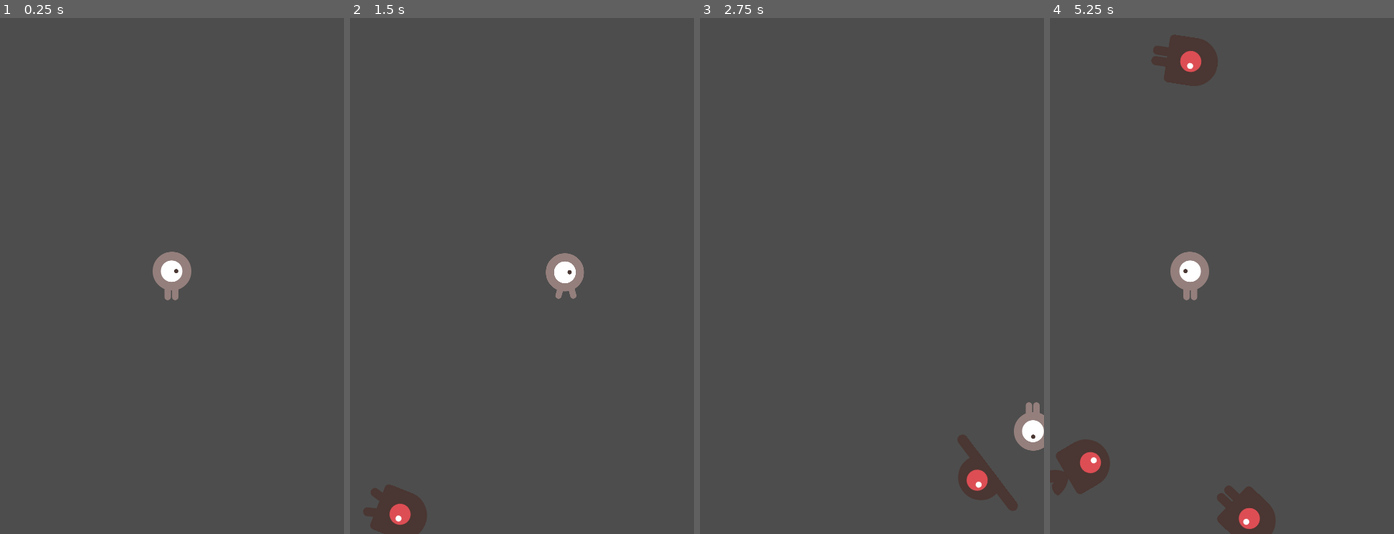
Above: before the commit, frames 1-4 (left to right).
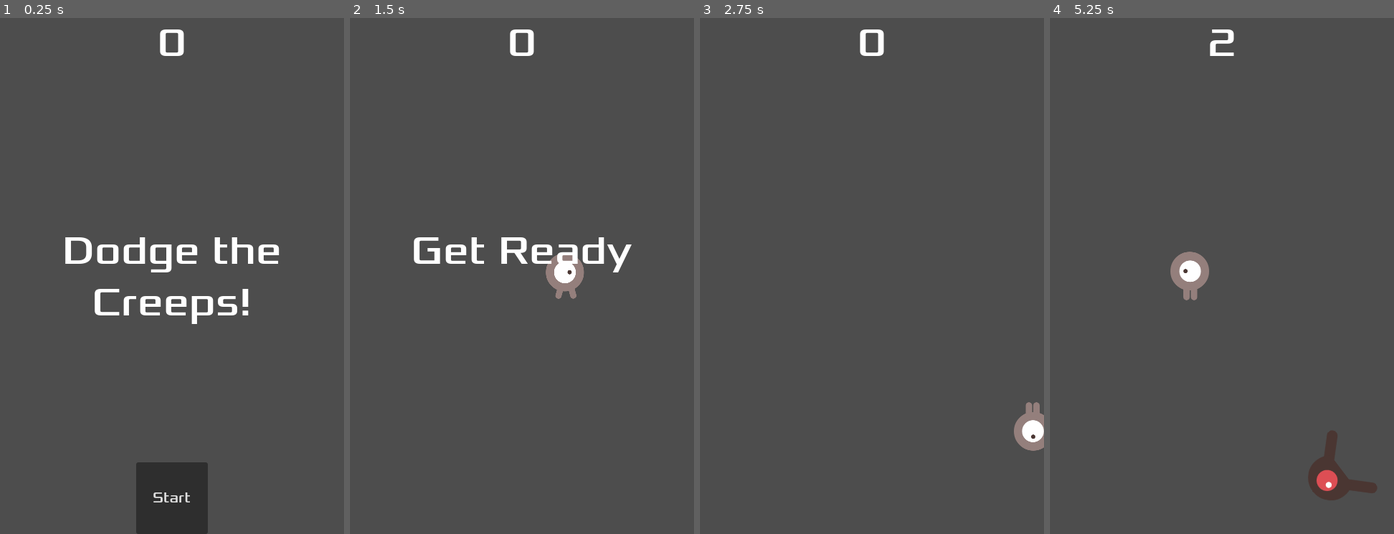
Above: after the commit, the same moments.

Repository: bluuweb/tutorial-godot-4.3-primer-juego-en-2D
Game: Godot game, scene res://scenes/level.tscn
The game is run twice, just before and just after one commit, with the same random seed, the same clock (stepped at 60 frames per second) and the same inputs.
Inputs (mouse positions are in pixels of both pictures, inside the frame that each line leads up to):
- Up to frame 1 (0.25 s): no input
- Up to frame 2 (1.5 s): click (522, 497) at 0.5 s, where only the run after the commit has a clickable "Start"; hold Right (ui_right) from 1.28 s (still down)
- Up to frame 3 (2.75 s): release Right (ui_right) at 2.03 s; hold Down (ui_down) from 2.03 s (still down)
- Up to frame 4 (5.25 s): release Down (ui_down) at 2.78 s; hold Right (ui_right) 2.78-3.53 s; hold Up (ui_up) 3.53-4.28 s; hold Left (ui_left) from 4.28 s (still down)

The runs differ from the first frame. In frame 1, 6.0% of the frame differs, in the area x 18-82%, y 2-100%; in frame 2, 2.9%; in frame 3, 1.3%; in frame 4, 5.0%.

Commit message:
bluuweb.dev

Diff:
--- a/scenes/enemy.tscn
+++ b/scenes/enemy.tscn
@@ -48,7 +48,7 @@
 radius = 42.0
 height = 96.0
 
-[node name="Enemy" type="RigidBody2D"]
+[node name="Enemy" type="RigidBody2D" groups=["enemy_group"]]
 collision_layer = 2
 gravity_scale = 0.0
 script = ExtResource("1_ninsj")
--- /dev/null
+++ b/scenes/hub.tscn
@@ -0,0 +1,59 @@
+[gd_scene load_steps=3 format=3 uid="uid://dlkr0qyjbqr6m"]
+
+[ext_resource type="Script" path="res://scripts/hub.gd" id="1_7yv4w"]
+[ext_resource type="FontFile" uid="uid://dqo5smc33hbkh" path="res://assets/fonts/Xolonium-Regular.ttf" id="2_22kkl"]
+
+[node name="HUB" type="CanvasLayer"]
+script = ExtResource("1_7yv4w")
+
+[node name="LabelScore" type="Label" parent="."]
+anchors_preset = 5
+anchor_left = 0.5
+anchor_right = 0.5
+offset_left = -20.0
+offset_right = 20.0
+offset_bottom = 23.0
+grow_horizontal = 2
+theme_override_fonts/font = ExtResource("2_22kkl")
+theme_override_font_sizes/font_size = 56
+text = "0"
+
+[node name="LabelTitle" type="Label" parent="."]
+anchors_preset = 8
+anchor_left = 0.5
+anchor_top = 0.5
+anchor_right = 0.5
+anchor_bottom = 0.5
+offset_left = -175.0
+offset_top = -70.5
+offset_right = 175.0
+offset_bottom = 70.5
+grow_horizontal = 2
+grow_vertical = 2
+theme_override_fonts/font = ExtResource("2_22kkl")
+theme_override_font_sizes/font_size = 56
+text = "Dodge the Creeps!"
+horizontal_alignment = 1
+autowrap_mode = 2
+
+[node name="ButtonStart" type="Button" parent="."]
+anchors_preset = 7
+anchor_left = 0.5
+anchor_top = 1.0
+anchor_right = 0.5
+anchor_bottom = 1.0
+offset_left = -50.0
+offset_top = -100.0
+offset_right = 50.0
+grow_horizontal = 2
+grow_vertical = 0
+theme_override_fonts/font = ExtResource("2_22kkl")
+theme_override_font_sizes/font_size = 20
+text = "Start"
+
+[node name="TimerStart" type="Timer" parent="."]
+wait_time = 2.0
+one_shot = true
+
+[connection signal="pressed" from="ButtonStart" to="." method="_on_button_start_pressed"]
+[connection signal="timeout" from="TimerStart" to="." method="_on_timer_timeout"]
--- a/scenes/level.tscn
+++ b/scenes/level.tscn
@@ -1,8 +1,9 @@
-[gd_scene load_steps=5 format=3 uid="uid://81nma8uribfl"]
+[gd_scene load_steps=6 format=3 uid="uid://81nma8uribfl"]
 
 [ext_resource type="PackedScene" uid="uid://cgpbvtud435wi" path="res://scenes/player.tscn" id="1_hr7l5"]
 [ext_resource type="Script" path="res://scripts/level.gd" id="1_lbcla"]
 [ext_resource type="PackedScene" uid="uid://b6cofrwh4n5p3" path="res://scenes/enemy.tscn" id="2_qeb8r"]
+[ext_resource type="PackedScene" uid="uid://dlkr0qyjbqr6m" path="res://scenes/hub.tscn" id="4_wo3ru"]
 
 [sub_resource type="Curve2D" id="Curve2D_1ajvi"]
 _data = {
@@ -16,9 +17,6 @@
 
 [node name="Player" parent="." instance=ExtResource("1_hr7l5")]
 
-[node name="Timer" type="Timer" parent="."]
-autostart = true
-
 [node name="Marker2D" type="Marker2D" parent="."]
 position = Vector2(240, 360)
 
@@ -26,8 +24,20 @@
 curve = SubResource("Curve2D_1ajvi")
 
 [node name="PathFollow2D" type="PathFollow2D" parent="Path2D"]
-position = Vector2(-6.45407, 520.104)
+position = Vector2(-6.45408, 520.108)
 rotation = -1.568
 progress = 1881.93
 
-[connection signal="timeout" from="Timer" to="." method="_on_timer_timeout"]
+[node name="TimerScore" type="Timer" parent="."]
+
+[node name="TimerEnemy" type="Timer" parent="."]
+
+[node name="HUB" parent="." instance=ExtResource("4_wo3ru")]
+
+[node name="TimerStart" type="Timer" parent="."]
+wait_time = 2.0
+one_shot = true
+
+[connection signal="timeout" from="TimerScore" to="." method="_on_timer_score_timeout"]
+[connection signal="timeout" from="TimerEnemy" to="." method="_on_timer_timeout"]
+[connection signal="timeout" from="TimerStart" to="." method="_on_timer_start_timeout"]
--- a/scenes/player.tscn
+++ b/scenes/player.tscn
@@ -47,4 +47,4 @@
 position = Vector2(1, -13)
 shape = SubResource("CircleShape2D_rfxdr")
 
-[connection signal="area_entered" from="." to="." method="_on_area_entered"]
+[connection signal="body_entered" from="." to="." method="_on_body_entered"]
--- /dev/null
+++ b/scripts/hub.gd
@@ -0,0 +1,29 @@
+extends CanvasLayer
+
+signal start_game
+
+func _on_button_start_pressed() -> void:
+	$ButtonStart.hide()
+	start_game.emit()
+
+func update_score(score: int):
+	$LabelScore.text = str(score)
+
+func show_message(text: String):
+	$LabelTitle.text = text
+	$LabelTitle.show()
+	$TimerStart.start()
+
+func show_game_over():
+	show_message("Game over")
+	await $TimerStart.timeout
+
+	$LabelTitle.text = "Dodge the Creeps!"
+	$LabelTitle.show()
+
+	await get_tree().create_timer(1.0).timeout
+	$ButtonStart.show()
+
+
+func _on_timer_timeout() -> void:
+	$LabelTitle.hide()
--- a/scripts/level.gd
+++ b/scripts/level.gd
@@ -3,8 +3,12 @@
 @export var enemy_scene: PackedScene
 @onready var path_follow_2d: PathFollow2D = $Path2D/PathFollow2D
 
+var score
+
 func _ready() -> void:
-	new_game()
+	#new_game()
+	$Player.connect("hit", game_over)
+	$HUB.connect("start_game", new_game)
 
 func _on_timer_timeout() -> void:
 	var enemy = enemy_scene.instantiate()
@@ -20,4 +24,24 @@
 	add_child(enemy)
 
 func new_game():
-	$Player.position = $Marker2D.position
+	#$Player.position = $Marker2D.position
+	$Player.start($Marker2D.position)
+	score = 0
+	$TimerStart.start()
+	$HUB.show_message("Get Ready")
+	$HUB.update_score(score)
+	get_tree().call_group("enemy_group", "queue_free")
+
+func game_over():
+	print('game over')
+	$TimerScore.stop()
+	$TimerEnemy.stop()
+	$HUB.show_game_over()
+
+func _on_timer_score_timeout() -> void:
+	score += 1
+	$HUB.update_score(score)
+
+func _on_timer_start_timeout() -> void:
+	$TimerEnemy.start()
+	$TimerScore.start()
--- a/scripts/player.gd
+++ b/scripts/player.gd
@@ -3,8 +3,16 @@
 var speed = 300
 var screen_size
 
+signal hit
+
 func _ready() -> void:
 	screen_size = get_viewport_rect().size
+	hide()
+
+func start(pos):
+	position = pos
+	show()
+	$CollisionShape2D.disabled = false
 
 func _process(delta: float) -> void:
 	var direction = Input.get_vector("ui_left", "ui_right", "ui_up", "ui_down")
@@ -20,6 +28,7 @@
 	position = position.clamp(Vector2.ZERO, screen_size)
 
 
-func _on_area_entered(area: Area2D) -> void:
-	print('choqué con un enemigo')
-	#area.queue_free()
+func _on_body_entered(body: Node2D) -> void:
+	hit.emit()
+	hide()
+	$CollisionShape2D.set_deferred("disabled", true)
